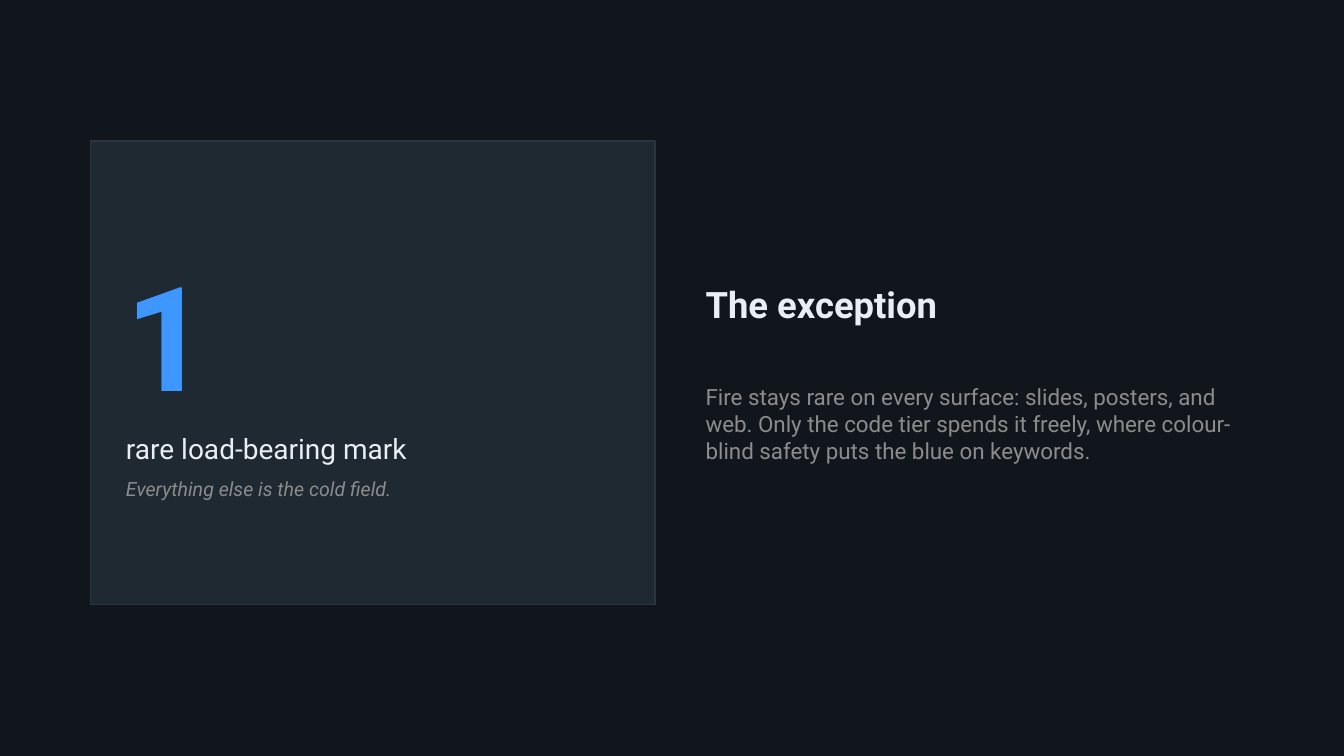
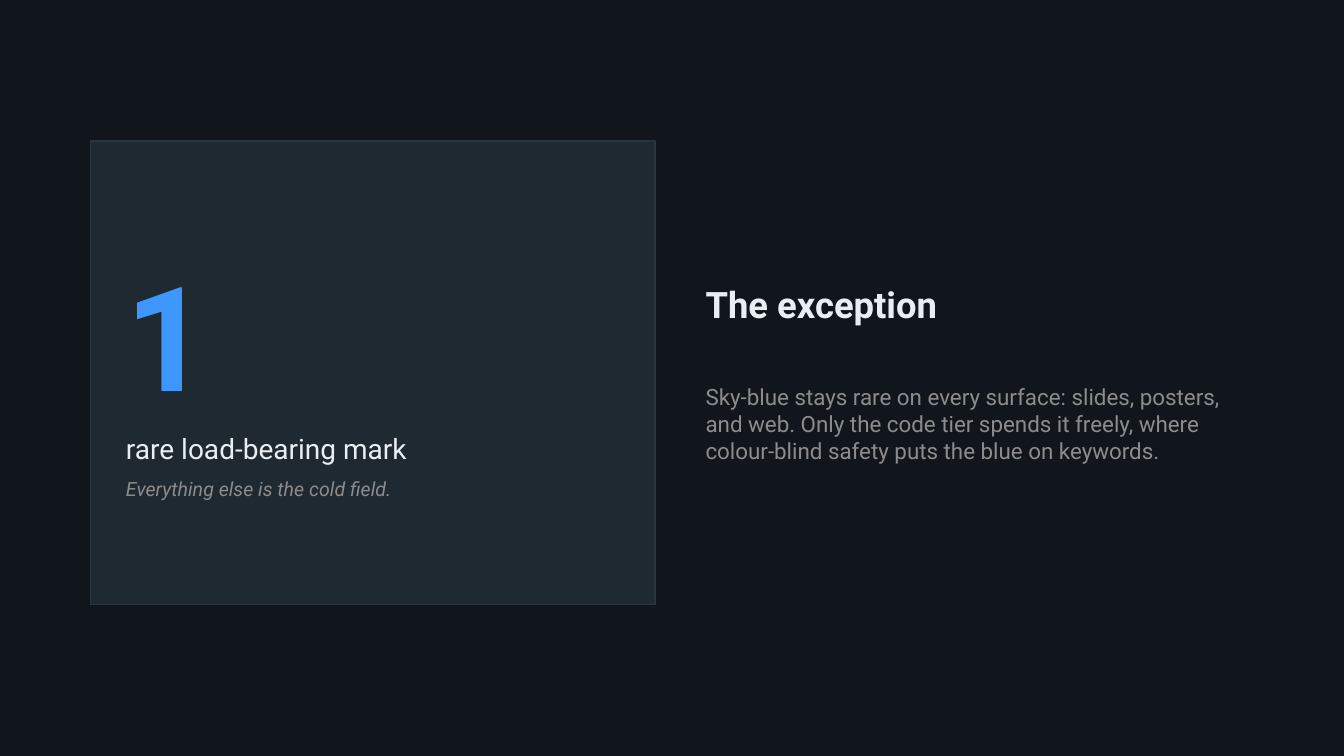
Before and after one commit to tiagojct/ensigns, a slide deck: slide 5 of imports/glauca/dist/pptx/Glauca-Dark.pptx. Drawn at 1344x756 pixels with LibreOffice and Linux fonts; fonts in the diff are those of the drawing. Boxes give left, top, right and bottom in pixels: in the first picture for what was removed or moved away, otherwise in the second. Text is boxed around its words. In the diff, an @@ line names an element or a change of style, - is before the commit and + after.

```diff
--- a/imports/glauca/dist/pptx/Glauca-Dark.pptx
+++ b/imports/glauca/dist/pptx/Glauca-Dark.pptx
@@ text at (706,388,1219,464): text changed @@
-Fire stays rare on every surface: slides, posters, and web. Only the code tier spends it freely, where colour-blind safety puts the blue on keywords.
+Sky-blue stays rare on every surface: slides, posters, and web. Only the code tier spends it freely, where colour-blind safety puts the blue on keywords.
```
Also in this commit, not shown: 45 other files.
